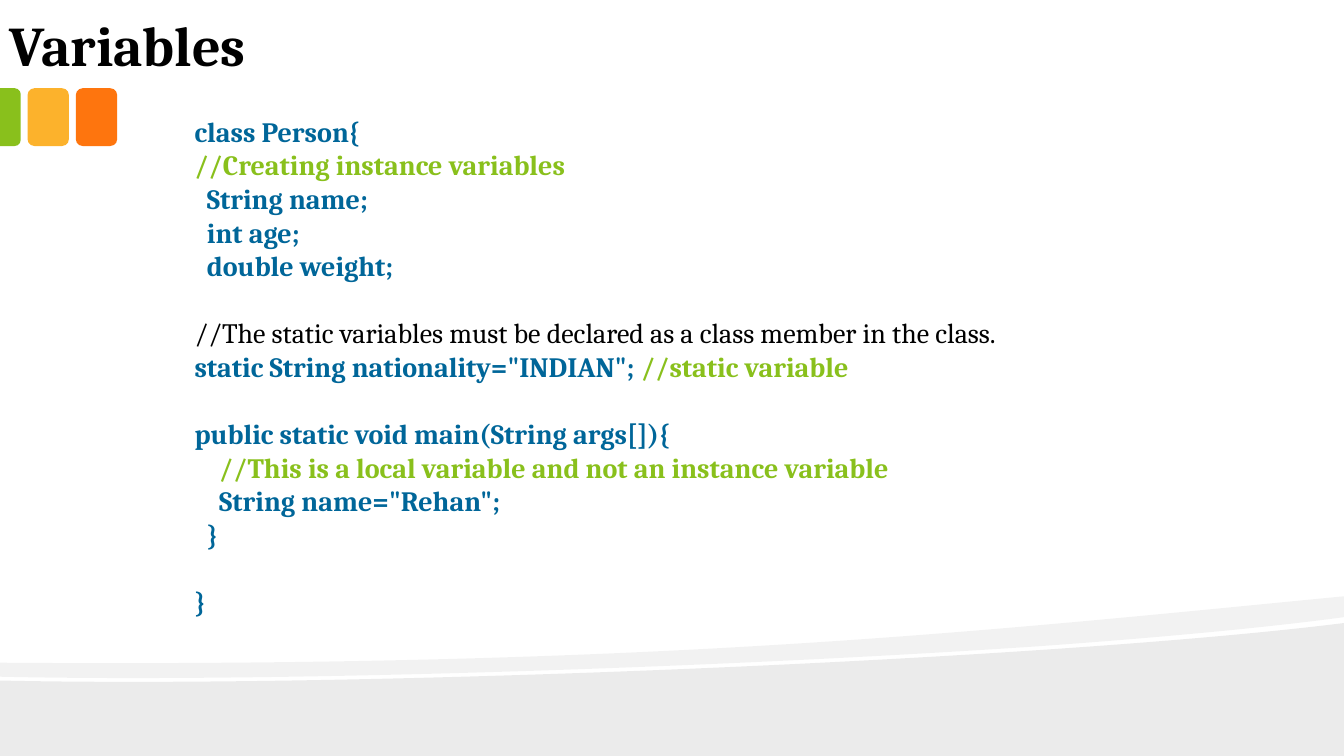
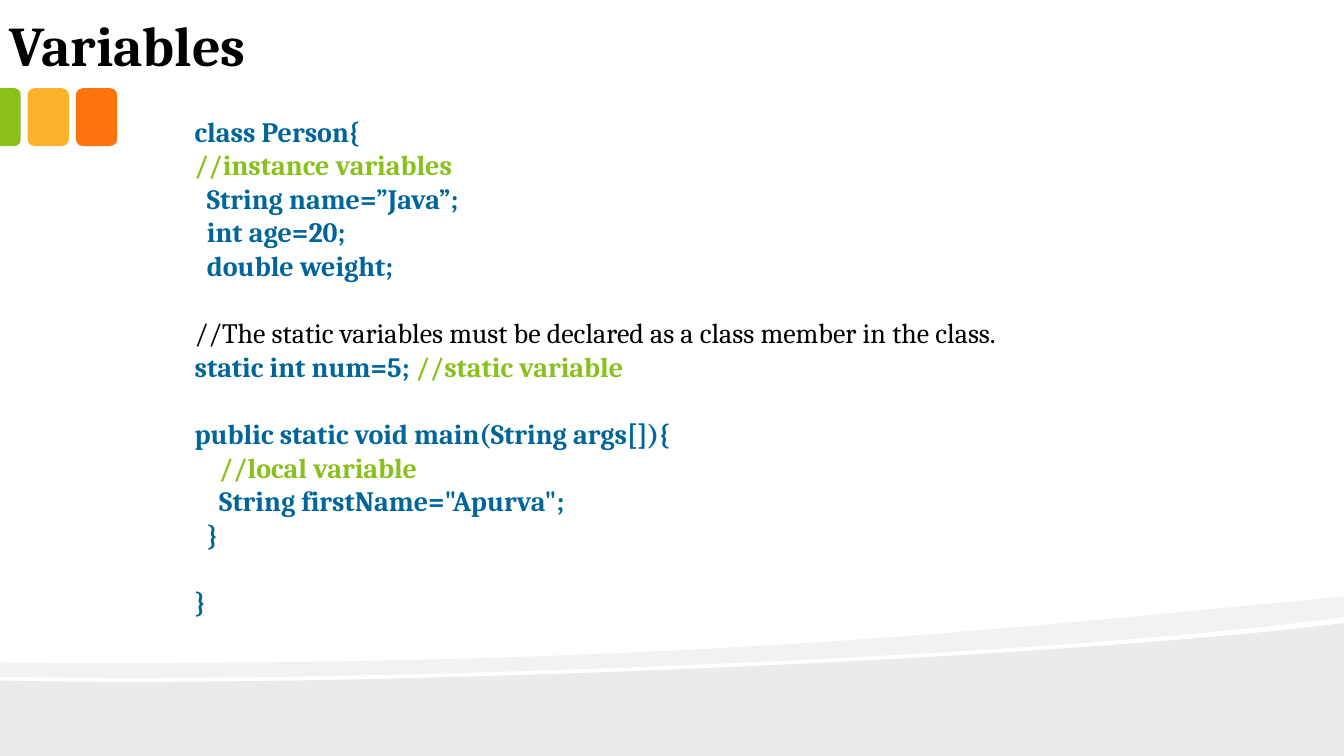
Before and after one commit to anirudhagaikwad/Java_Programming, a slide deck: slide 3 of Java_PPT/#4_Variable_Methods.pptx. Drawn at 1344x756 pixels with LibreOffice and Linux fonts; fonts in the diff are those of the drawing. Boxes give left, top, right and bottom in pixels: in the first picture for what was removed or moved away, otherwise in the second. Text is boxed around its words. In the diff, an @@ line names an element or a change of style, - is before the commit and + after.

```diff
--- a/Java_PPT/#4_Variable_Methods.pptx
+++ b/Java_PPT/#4_Variable_Methods.pptx
@@ text at <box>195,155,458,248</box>: text changed; text colour #89C01C to #006699 @@
-//Creating instance variables
-String name;
-int age;
+//instance variables
+String name=”Java”;
+int age=20;
@@ text at <box>195,357,623,381</box>: text changed; text colour #006699 to #89C01C @@
-static String nationality="INDIAN"; //static variable
+static int num=5; //static variable
@@ text at <box>219,458,564,517</box>: text changed; text colour #89C01C to #006699 @@
-//This is a local variable and not an instance variable
-String name="Rehan";
+//local variable
+String firstName="Apurva";
```
Also in this commit, not shown: 4 other slides changed, 9 slides added, 12 slides removed, 26 other files.
